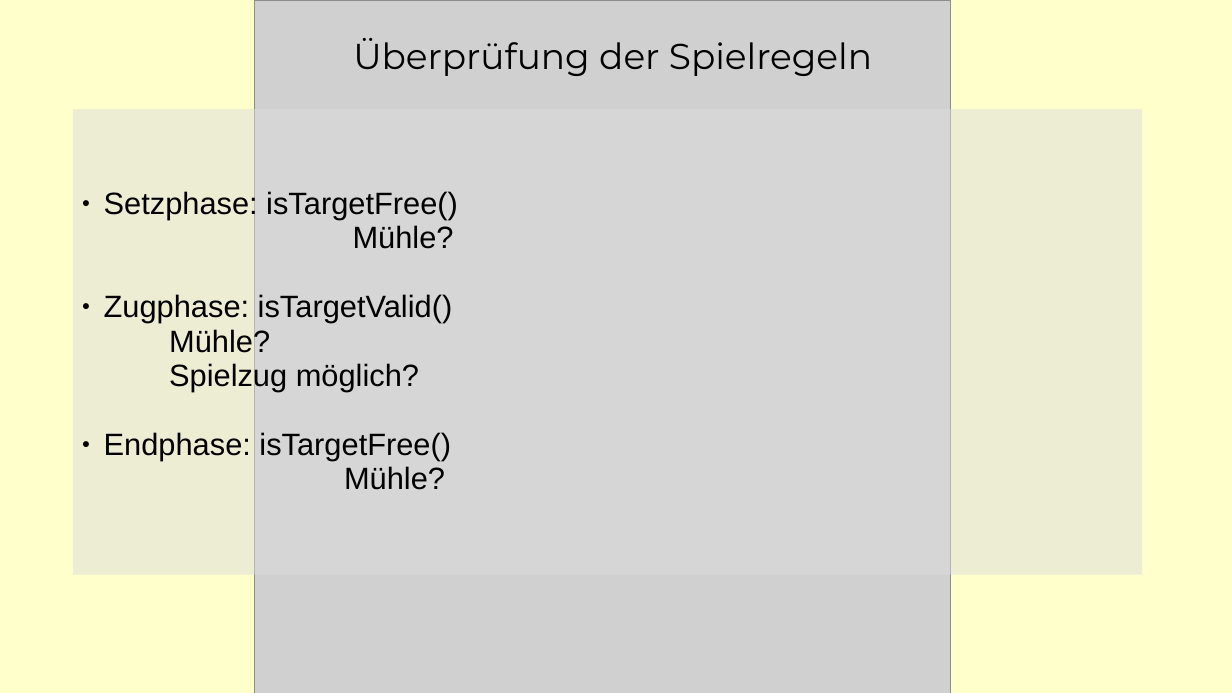
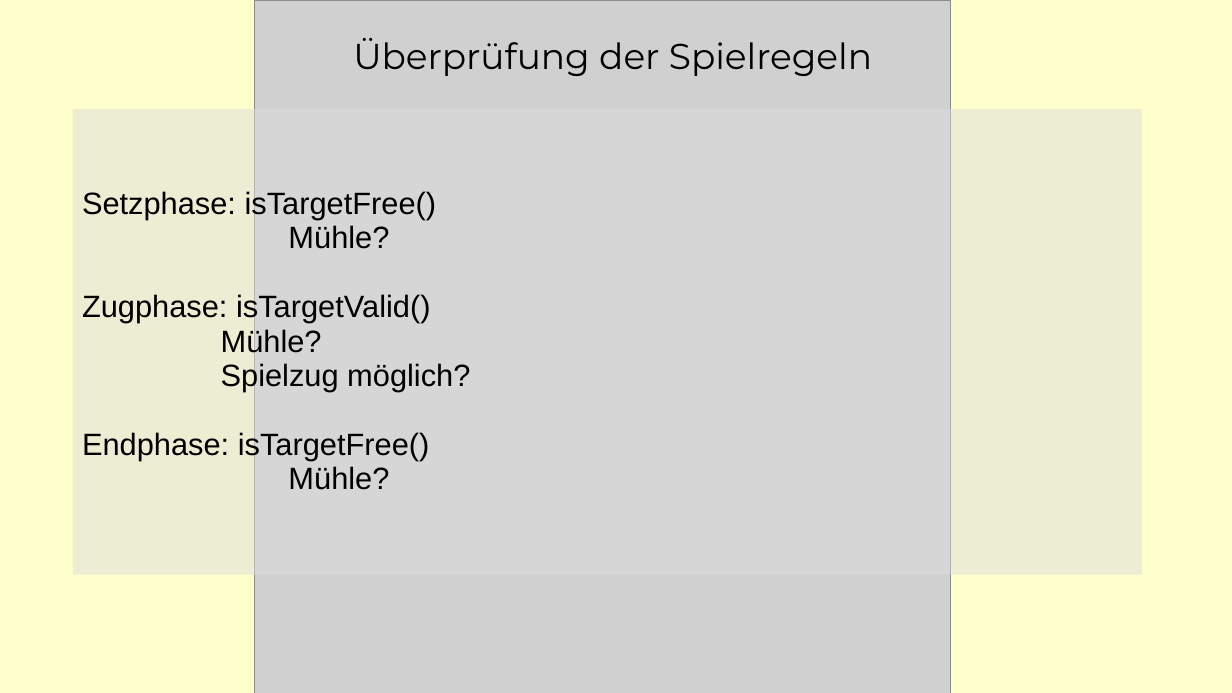
Before and after one commit to spionbruecke/Gava, a slide deck: slide 19 of Präsentation/Präsentation.ppt. Drawn at 1232x693 pixels with LibreOffice and Linux fonts; fonts in the diff are those of the drawing; grey boxes stand for pictures. Boxes give left, top, right and bottom in pixels: in the first picture for what was removed or moved away, otherwise in the second. Text is boxed around its words. In the diff, an @@ line names an element or a change of style, - is before the commit and + after.

Commit message:
last change

```diff
--- a/Präsentation/Präsentation.ppt
+++ b/Präsentation/Präsentation.ppt
@@ rectangle "Setzphase: isTargetFree()" at <box>73,109,1141,574</box>: bullet ● to none; indent changed; list level 5 to 4 in "Mühle?"; list level 5 to 4 in "Spielzug möglich?" @@
```
Also in this commit, not shown: 7 other slides changed, 1 slide added, 1 slide removed.
